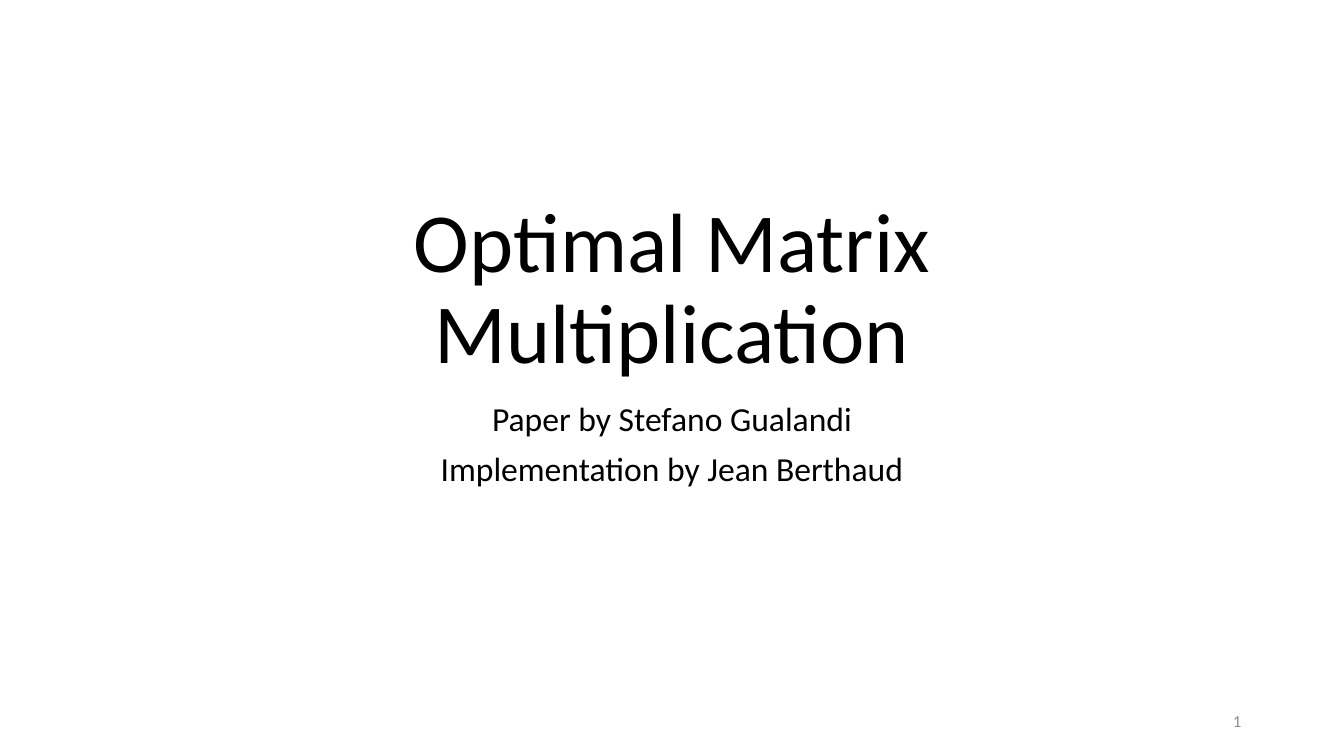
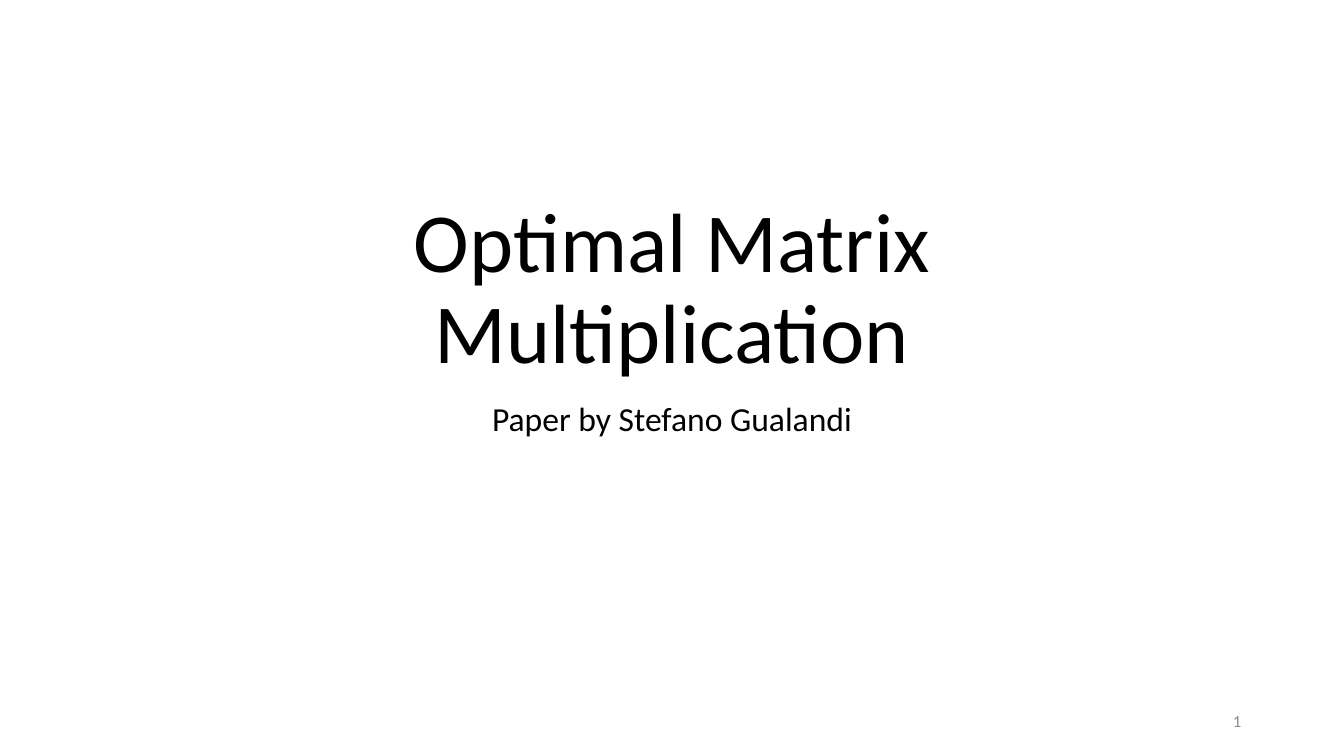
Before and after one commit to Fusion-thermo/Matrix-multiplication, a slide deck: slide 1 of Optimal Matrix Multiplication presentation.pptx. Drawn at 1344x756 pixels with LibreOffice and Linux fonts; fonts in the diff are those of the drawing. Boxes give left, top, right and bottom in pixels: in the first picture for what was removed or moved away, otherwise in the second. Text is boxed around its words. In the diff, an @@ line names an element or a change of style, - is before the commit and + after.

```diff
--- a/Optimal Matrix Multiplication presentation.pptx
+++ b/Optimal Matrix Multiplication presentation.pptx
@@ subtitle at (441, 457, 903, 487): paragraph removed @@
-Implementation by Jean Berthaud
```
Also in this commit, not shown: 5 other slides changed, 1 slide removed, 3 other files.
